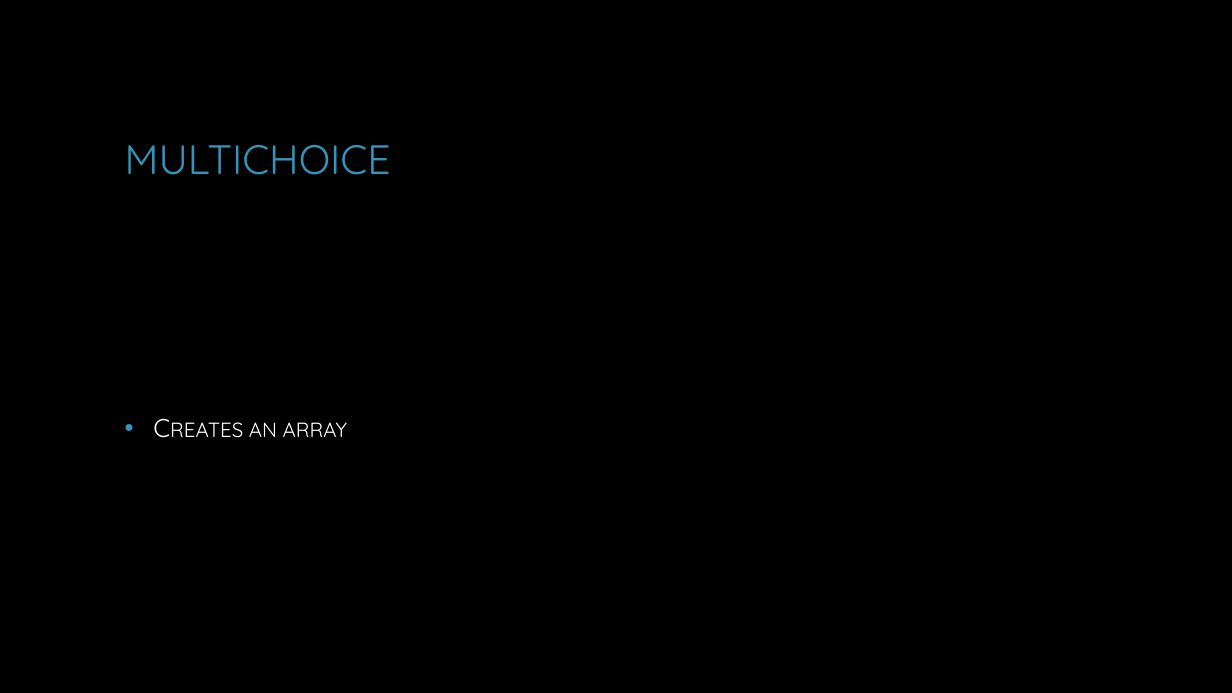
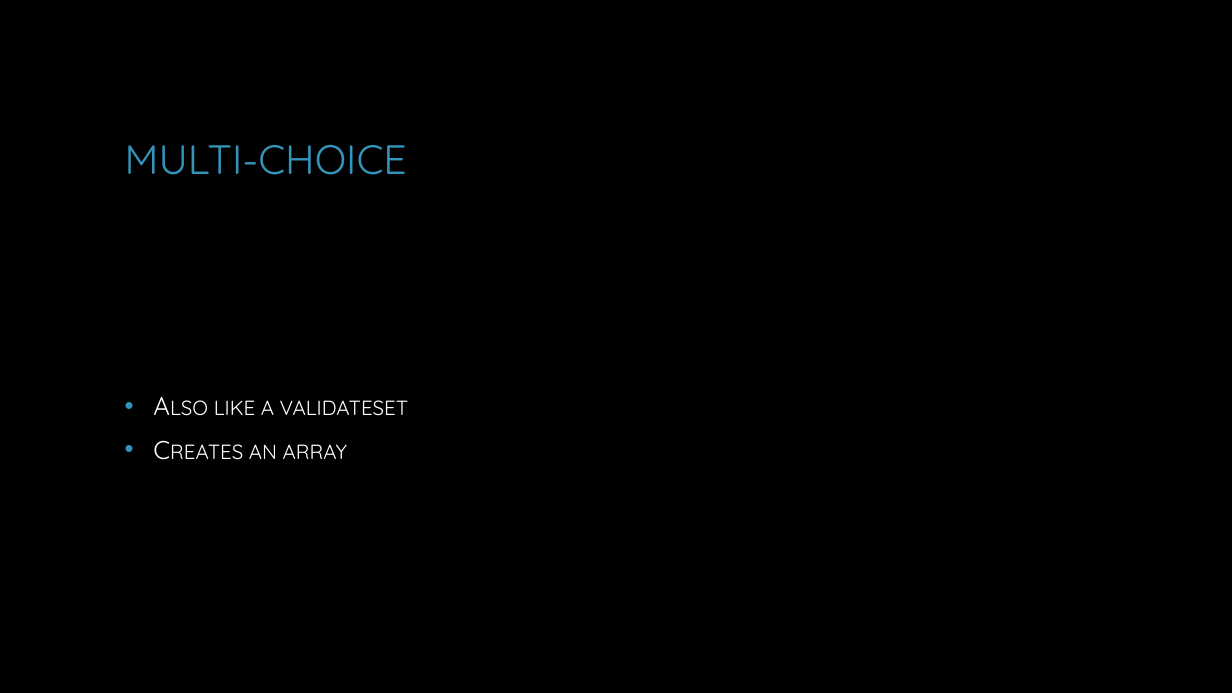
Before and after one commit to dchristian3188/DemoWorkingWithPlaster, a slide deck: slide 14 of Working with Plaster.pptx. Drawn at 1232x693 pixels with LibreOffice and Linux fonts; fonts in the diff are those of the drawing; background and template pictures are left out. Boxes give left, top, right and bottom in pixels: in the first picture for what was removed or moved away, otherwise in the second. Text is boxed around its words. In the diff, an @@ line names an element or a change of style, - is before the commit and + after.

```diff
--- a/Working with Plaster.pptx
+++ b/Working with Plaster.pptx
@@ title at (125, 145, 407, 175): text changed @@
-MULTICHOICE
+MULTI-CHOICE
@@ text at (214, 400, 408, 416): paragraph added @@
+• Also like a validateset
```
Also in this commit, not shown: 6 other slides changed, 2 slides added, 5 other files.
